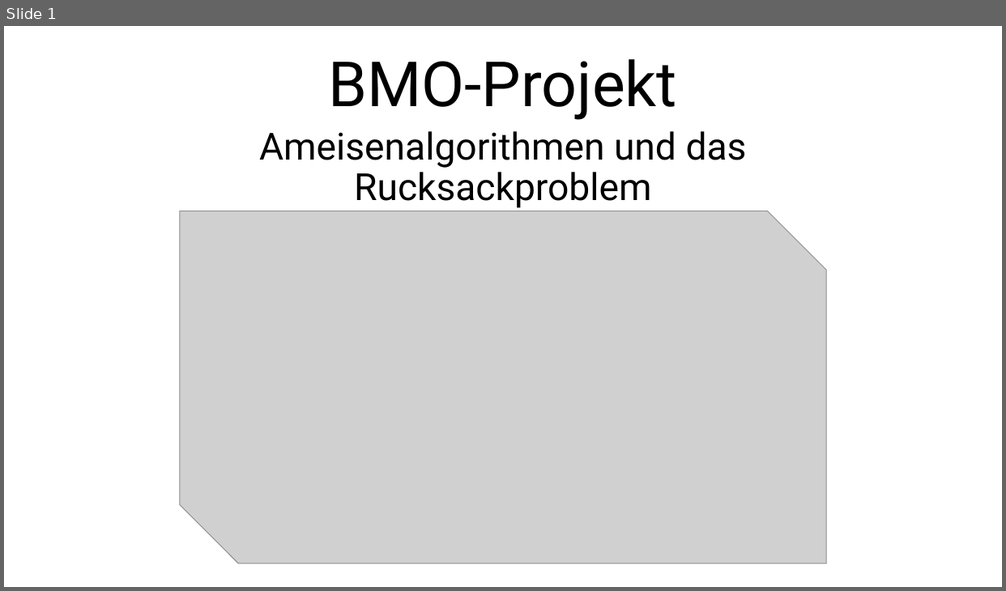
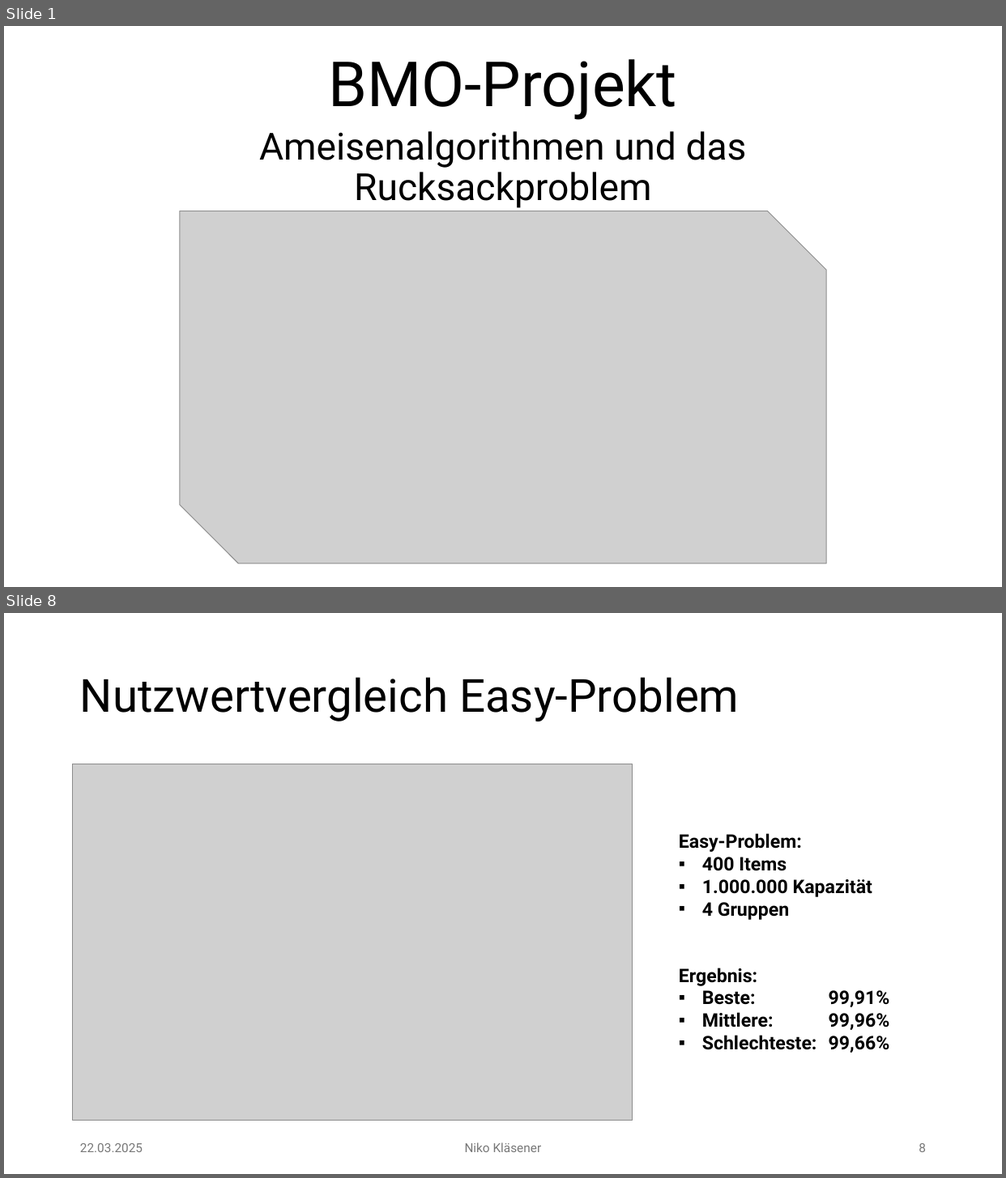
Before and after one commit to Niggo1299/BMO-Projekt, a slide deck: BMO-Projekt.pptx. Shown one above the other, each under a label of ours: slide 1 before the commit, slides 1 and 8 after it; the slides between them are not shown. The pictures are 1006x591 and 1006x1178 pixels, drawn with LibreOffice and Linux fonts; fonts in the diff are those of the drawing; grey boxes stand for pictures; background and template pictures are left out. Boxes give left, top, right and bottom in pixels: in the first picture for what was removed or moved away, otherwise in the second. Text is boxed around its words. In the diff, an @@ line names an element or a change of style, - is before the commit and + after.

```diff
--- a/BMO-Projekt.pptx
+++ b/BMO-Projekt.pptx
@@ slide 8 added at <box>4,613,1002,1174</box>, background #FFFFFF @@
@@ title added at <box>80,677,739,722</box>, 44 pt, text #000000 @@
+Nutzwertvergleich Easy-Problem
@@ picture added at <box>73,764,632,1121</box> @@
@@ text added at <box>679,833,872,920</box>, 18 pt, text #000000, bold @@
+Easy-Problem:
+▪ 400 Items
+▪ 1.000.000 Kapazität
+▪ 4 Gruppen
@@ text added at <box>679,968,890,1053</box>, 18 pt, text #000000, bold @@
+Ergebnis:
+▪ Beste: 99,91%
+▪ Mittlere: 99,96%
+▪ Schlechteste: 99,66%
@@ text added at <box>80,1144,143,1152</box>, 12 pt, text #797979 @@
+22.03.2025
@@ text added at <box>465,1143,542,1152</box>, 12 pt, text #797979 @@
+Niko Kläsener
@@ page number added at <box>918,1144,926,1152</box>, 12 pt, text #797979 @@
+8
```
Also in this commit, not shown: 6 slides changed, 2 other slides added, 11 other files.
